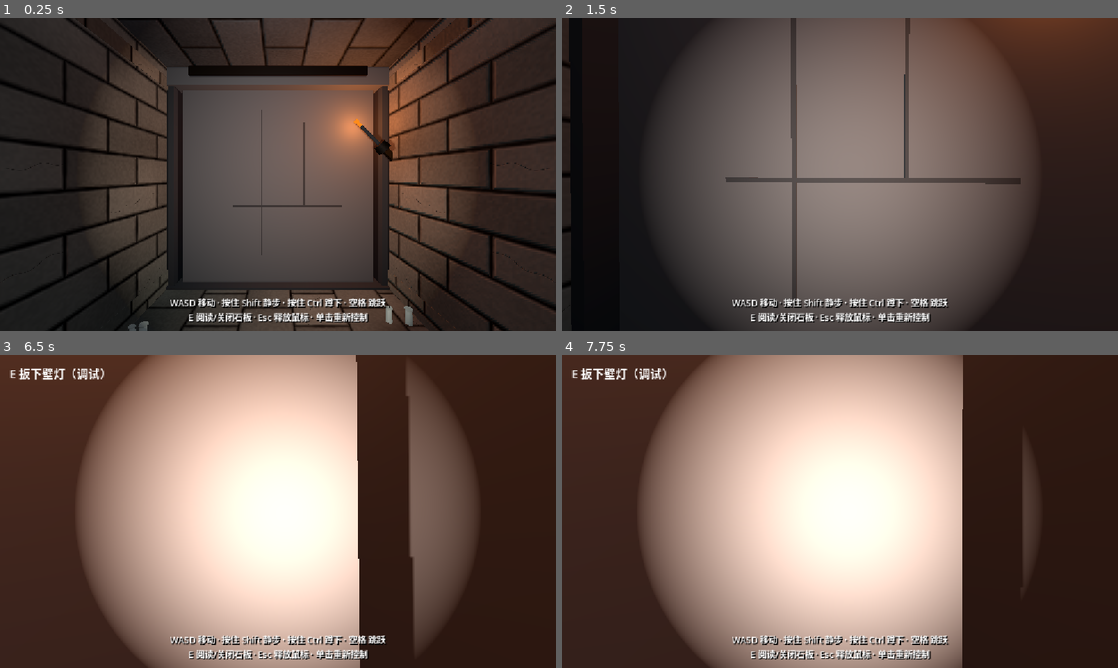
Above: before the commit, frames 1-4 (two rows, left to right).
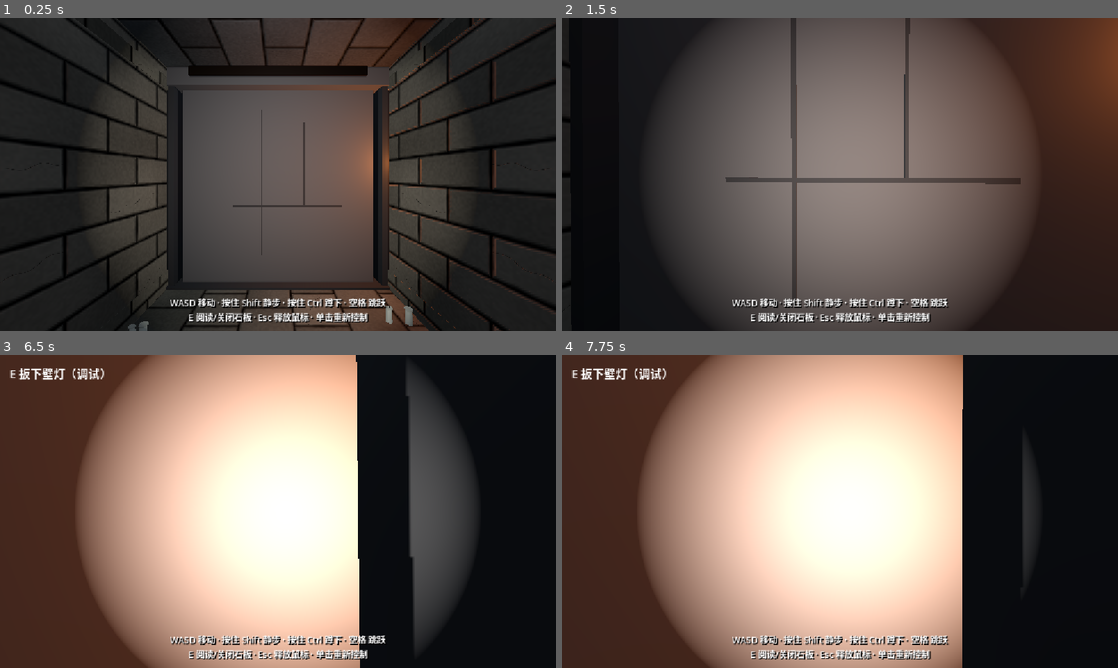
Above: after the commit, the same moments.

Repository: Baron0224/Three-Feet-Under
Game: Godot game, scene res://tomb_corridor.tscn
The game is run twice, just before and just after one commit, with the same random seed, the same clock (stepped at 60 frames per second) and the same inputs. This scene is started directly instead of the project's main scene.
Inputs (mouse positions are in pixels of both pictures, inside the frame that each line leads up to):
- Up to frame 1 (0.25 s): no input
- Up to frame 2 (1.5 s): tap Enter at 0.5 s; move the mouse to (867, 174) at 0.52 s; press the mouse at (867, 174) at 0.53 s; hold W (move_forward) from 0.53 s (still down); tap Space (jump) at 0.77 s; move the mouse to (812, 174) at 1.27 s; release the mouse at (812, 174) at 1.28 s; tap Ctrl (crouch) at 1.35 s
- Up to frame 3 (6.5 s): tap Space (jump) at 1.52, 3.02, 3.77, 4.52, 6.02 s; move the mouse to (289, 505) at 2.02 s; hold E (interact) 2.03-2.78 s; tap R (retry_level) at 2.75, 4.25, 5.75 s; move the mouse to (272, 517) at 2.77 s; tap Shift (sneak) at 2.85, 5.85 s; click (272, 517) at 2.92 s; move the mouse to (316, 514) at 3.52 s; press the mouse at (316, 514) at 3.53 s; move the mouse to (233, 508) at 4.27 s; release the mouse at (233, 508) at 4.28 s; tap Ctrl (crouch) at 4.35 s; move the mouse to (283, 511) at 5.02 s; hold E (interact) 5.03-5.78 s; click (283, 511) at 5.17 s; move the mouse to (255, 505) at 5.77 s; release W (move_forward) at 5.78 s; hold D (move_right) from 5.78 s (still down)
- Up to frame 4 (7.75 s): move the mouse to (867, 511) at 6.52 s; release D (move_right) at 6.53 s; press the mouse at (867, 511) at 6.53 s; hold W (move_forward) from 6.53 s (still down); tap Space (jump) at 6.77, 7.52 s; tap R (retry_level) at 7.25 s; move the mouse to (812, 511) at 7.27 s; release the mouse at (812, 511) at 7.28 s; tap Ctrl (crouch) at 7.35 s; click (812, 511) at 7.42 s

The runs differ from the first frame. In frame 1, 13% of the frame differs, in the area x 24-100%, y 0-84%; in frame 2, 3.1%; in frame 3, 41%, in the area x 36-100%, y 0-100%; in frame 4, 37%.

Commit message:
tweak: torch lever pull 30deg and lower wall mount

Diff:
--- a/three-feet-under/torch_lever_wall.gd
+++ b/three-feet-under/torch_lever_wall.gd
@@ -24,6 +24,8 @@
 @export var rise_distance := 4.6
 @export var rise_speed := 1.6
 @export var lever_pull_speed := 90.0
+@export var lever_pull_degrees := 30.0
+@export var lever_rest_degrees := 10.0
 @export var interact_distance := 2.3
 @export var allow_debug_interact := true
 @export var require_torch_item := false
@@ -143,9 +145,11 @@
 		return
 
 	if _lever_animating and _lever_arm:
-		_lever_t = move_toward(_lever_t, 1.0, (lever_pull_speed / 90.0) * delta)
+		_lever_t = move_toward(_lever_t, 1.0, (lever_pull_speed / maxf(lever_pull_degrees, 1.0)) * delta)
 		# Up ~+45deg to down ~-45deg around local Z (arm swings in vertical plane).
-		var ang := deg_to_rad(lerpf(45.0, -45.0, _lever_t))
+		var start_ang := lever_rest_degrees
+		var end_ang := lever_rest_degrees - lever_pull_degrees
+		var ang := deg_to_rad(lerpf(start_ang, end_ang, _lever_t))
 		_lever_arm.rotation.z = ang
 		if _lever_t >= 1.0:
 			_lever_animating = false
@@ -353,7 +357,7 @@
 	var side := 1.0 if lever_on_right else -1.0
 	var lever_root := Node3D.new()
 	lever_root.name = "Gen_TorchLever"
-	lever_root.position = Vector3(side * (opening_width * 0.5 + 0.55), opening_height * 0.55, 0.35)
+	lever_root.position = Vector3(side * (opening_width * 0.5 + 0.55), opening_height * 0.28, 0.35)
 
 	# Ornate bronze pivot plate
 	_mesh_box(lever_root, "Plate", Vector3(0.55, 0.7, 0.08), Vector3(0, 0, -0.05), _bronze_dark)
@@ -362,7 +366,7 @@
 
 	var arm := Node3D.new()
 	arm.name = "LeverArm"
-	arm.rotation_degrees = Vector3(0, 0, 45) # resting up
+	arm.rotation_degrees = Vector3(0, 0, lever_rest_degrees) # resting slightly up
 	lever_root.add_child(arm)
 	_lever_arm = arm
 
